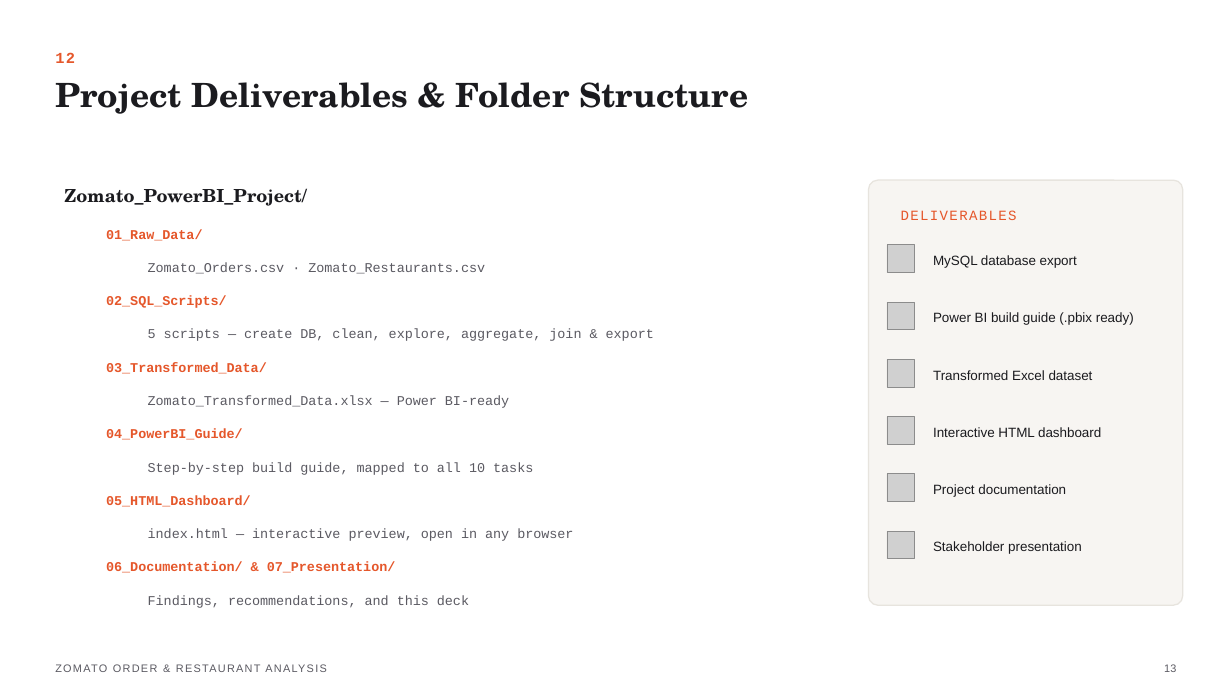
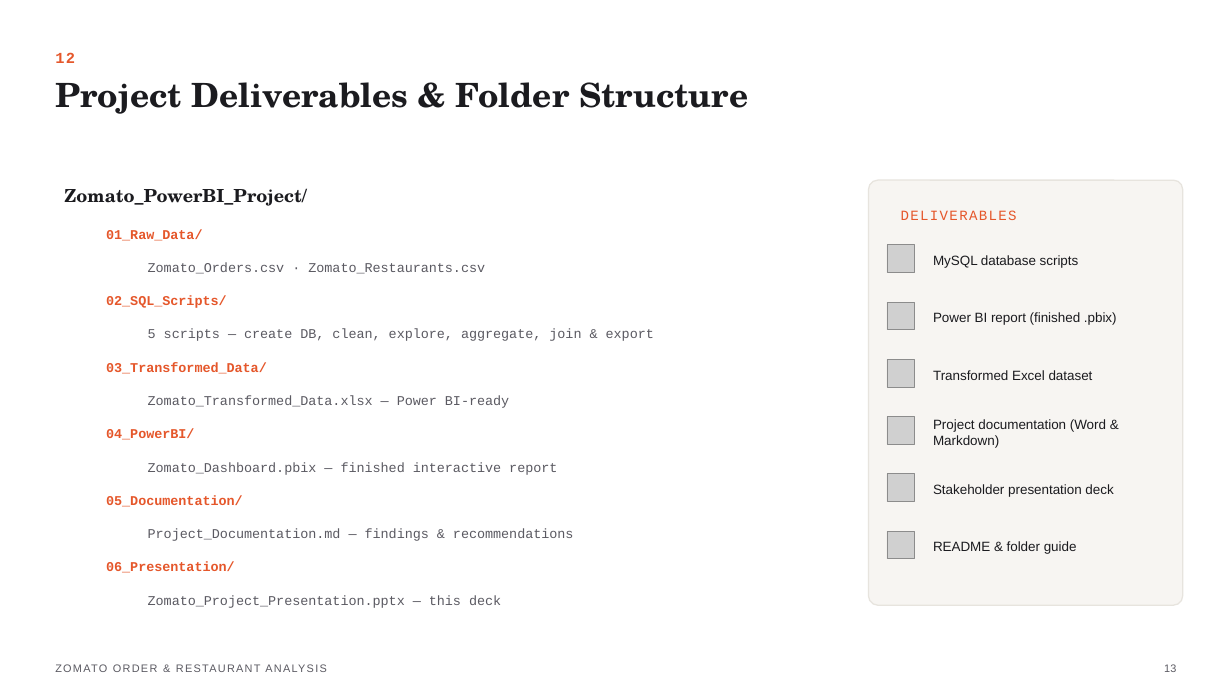
Before and after one commit to sowndloyal-debug/Zomato-Order-Restaurant-Analysis-Using-Power-BI, a slide deck: slide 13 of 06_Presentation/Zomato_Project_Presentation.pptx. Drawn at 1232x693 pixels with LibreOffice and Linux fonts; fonts in the diff are those of the drawing; grey boxes stand for pictures. Boxes give left, top, right and bottom in pixels: in the first picture for what was removed or moved away, otherwise in the second. Text is boxed around its words. In the diff, an @@ line names an element or a change of style, - is before the commit and + after.

```diff
--- a/06_Presentation/Zomato_Project_Presentation.pptx
+++ b/06_Presentation/Zomato_Project_Presentation.pptx
@@ text at [933,255,1079,268]: text changed @@
-MySQL database export
+MySQL database scripts
@@ text at [933,312,1117,325]: text changed @@
-Power BI build guide (.pbix ready)
+Power BI report (finished .pbix)
@@ text at [933,419,1106,448]: text changed @@
-Interactive HTML dashboard
+Project documentation (Word & Markdown)
@@ text at [106,429,194,440]: text changed @@
-04_PowerBI_Guide/
+04_PowerBI/
@@ text at [148,462,557,475]: text changed @@
-Step-by-step build guide, mapped to all 10 tasks
+Zomato_Dashboard.pbix — finished interactive report
@@ text at [106,495,243,507]: text changed @@
-05_HTML_Dashboard/
+05_Documentation/
@@ text at [933,484,1113,497]: text changed @@
-Project documentation
+Stakeholder presentation deck
@@ text at [148,528,574,541]: text changed @@
-index.html — interactive preview, open in any browser
+Project_Documentation.md — findings & recommendations
@@ text at [106,562,235,573]: text changed @@
-06_Documentation/ & 07_Presentation/
+06_Presentation/
@@ text at [933,541,1077,554]: text changed @@
-Stakeholder presentation
+README & folder guide
@@ text at [148,595,501,608]: text changed @@
-Findings, recommendations, and this deck
+Zomato_Project_Presentation.pptx — this deck
```
Also in this commit, not shown: 2 other slides changed, 3 other files.
